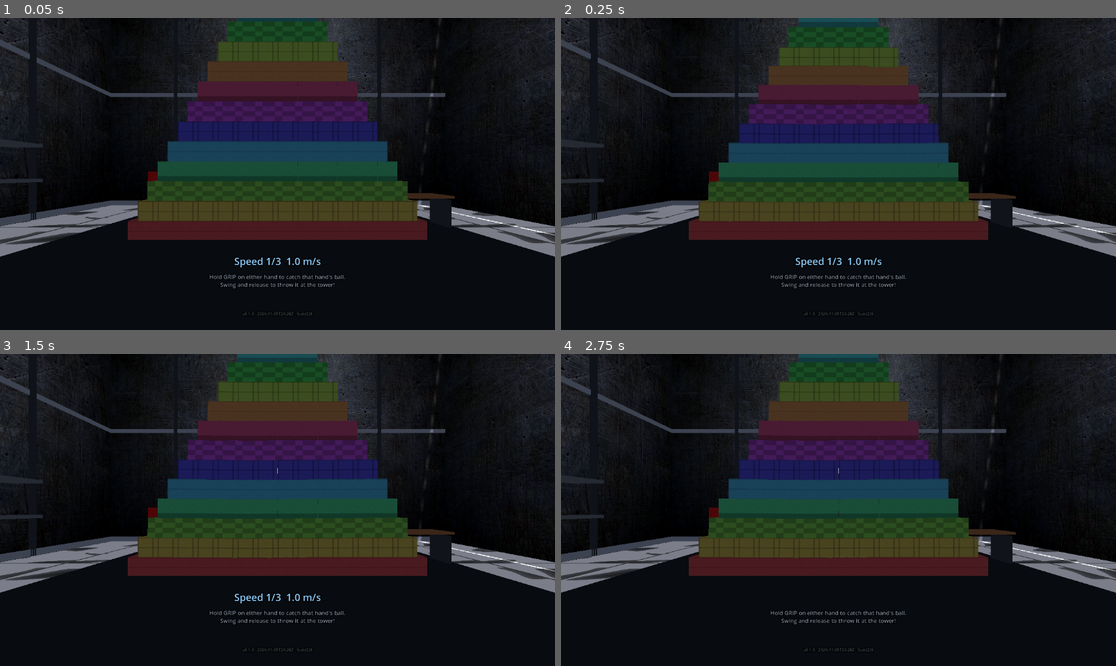
Above: before the commit, frames 1-4 (two rows, left to right).
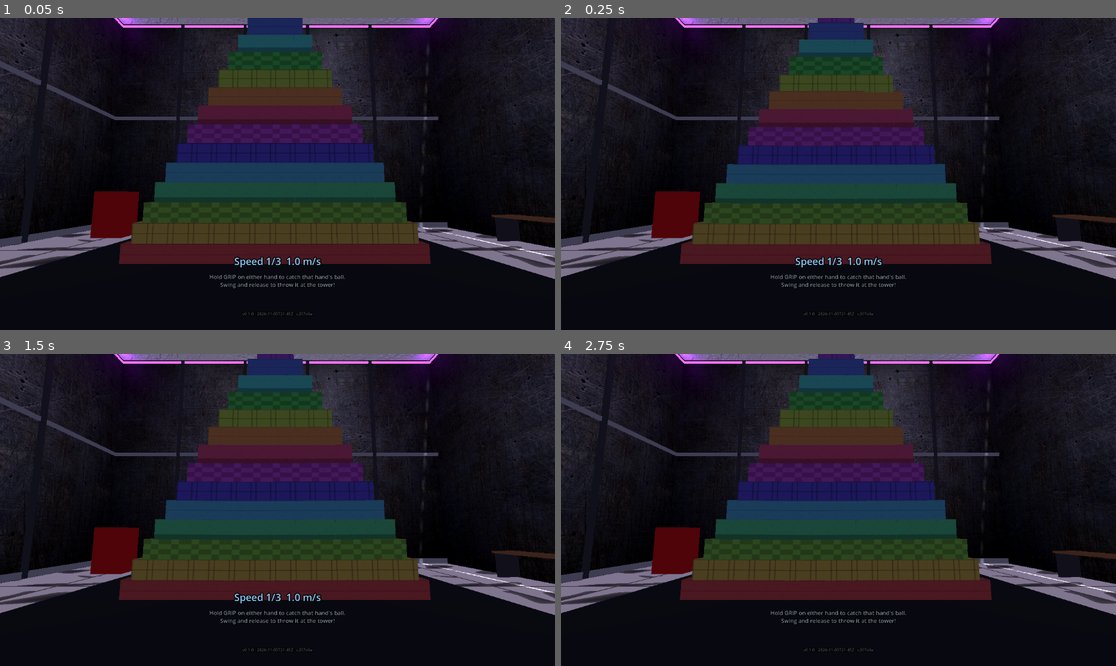
Above: after the commit, the same moments.

Repository: pblaas/portal-smash
Game: Godot game, scene res://scenes/main.tscn
The game is run twice, just before and just after one commit, with the same random seed, the same clock (stepped at 60 frames per second) and the same inputs.
Inputs:
- Up to frame 1 (0.05 s): no input
- Up to frame 2 (0.25 s): no input
- Up to frame 3 (1.5 s): tap Enter at 1.25 s
- Up to frame 4 (2.75 s): tap Space at 2 s

The runs differ from the first frame. In frame 1, 37% of the frame differs, in the area x 0-100%, y 0-96%; in frame 2, 37%; in frame 3, 37%; in frame 4, 37%.

Commit message:
Update light strips

Diff:
--- a/app/scenes/main.tscn
+++ b/app/scenes/main.tscn
@@ -7,8 +7,8 @@
 background_mode = 1
 background_color = Color(0.02, 0.02, 0.03, 1)
 ambient_light_source = 2
-ambient_light_color = Color(0.42, 0.44, 0.5, 1)
-ambient_light_energy = 1.45
+ambient_light_color = Color(0.42, 0.4, 0.5, 1)
+ambient_light_energy = 1.5
 
 [sub_resource type="BoxMesh" id="floor_mesh"]
 size = Vector3(18, 0.2, 18)
@@ -42,6 +42,19 @@
 
 [sub_resource type="BoxShape3D" id="wall_shape_x"]
 size = Vector3(0.2, 12, 18.4)
+
+[sub_resource type="BoxMesh" id="top_glow_mesh_z"]
+size = Vector3(18.4, 0.12, 0.05)
+
+[sub_resource type="StandardMaterial3D" id="purple_glow_mat"]
+albedo_color = Color(0.25, 0.05, 0.35, 1)
+roughness = 0.4
+emission_enabled = true
+emission = Color(0.65, 0.15, 0.95, 1)
+emission_energy_multiplier = 3.0
+
+[sub_resource type="BoxMesh" id="top_glow_mesh_x"]
+size = Vector3(0.05, 0.12, 18.4)
 
 [sub_resource type="BoxMesh" id="glow_mesh"]
 size = Vector3(4.6, 2.6, 0.06)
@@ -96,7 +109,7 @@
 roughness = 0.6
 
 [sub_resource type="BoxShape3D" id="cab_shape"]
-size = Vector3(1.2, 1.8, 0.85)
+size = Vector3(1.2, 1.8, 0.86433107)
 
 [sub_resource type="BoxMesh" id="plank_mesh"]
 size = Vector3(0.75, 0.07, 3.4)
@@ -198,6 +211,50 @@
 [node name="WallShape" type="CollisionShape3D" parent="Lab/WallRight" unique_id=1082339444]
 shape = SubResource("wall_shape_x")
 
+[node name="WallBackTopGlow" type="MeshInstance3D" parent="Lab" unique_id=2000000001]
+transform = Transform3D(1, 0, 0, 0, 1, 0, 0, 0, 1, 0, 11.64, -9.075)
+mesh = SubResource("top_glow_mesh_z")
+surface_material_override/0 = SubResource("purple_glow_mat")
+
+[node name="WallFrontTopGlow" type="MeshInstance3D" parent="Lab" unique_id=2000000002]
+transform = Transform3D(1, 0, 0, 0, 1, 0, 0, 0, 1, 0, 11.64, 9.075)
+mesh = SubResource("top_glow_mesh_z")
+surface_material_override/0 = SubResource("purple_glow_mat")
+
+[node name="WallLeftTopGlow" type="MeshInstance3D" parent="Lab" unique_id=2000000003]
+transform = Transform3D(1, 0, 0, 0, 1, 0, 0, 0, 1, -9.075, 11.64, 0)
+mesh = SubResource("top_glow_mesh_x")
+surface_material_override/0 = SubResource("purple_glow_mat")
+
+[node name="WallRightTopGlow" type="MeshInstance3D" parent="Lab" unique_id=2000000004]
+transform = Transform3D(1, 0, 0, 0, 1, 0, 0, 0, 1, 9.075, 11.64, 0)
+mesh = SubResource("top_glow_mesh_x")
+surface_material_override/0 = SubResource("purple_glow_mat")
+
+[node name="CeilingGlow0" type="OmniLight3D" parent="Lab" unique_id=2000000005]
+transform = Transform3D(1, 0, 0, 0, 1, 0, 0, 0, 1, -8.6, 11.4, -8.6)
+light_color = Color(0.65, 0.15, 0.95, 1)
+light_energy = 0.85
+omni_range = 15.0
+
+[node name="CeilingGlow1" type="OmniLight3D" parent="Lab" unique_id=2000000006]
+transform = Transform3D(1, 0, 0, 0, 1, 0, 0, 0, 1, 8.6, 11.4, -8.6)
+light_color = Color(0.65, 0.15, 0.95, 1)
+light_energy = 0.85
+omni_range = 15.0
+
+[node name="CeilingGlow2" type="OmniLight3D" parent="Lab" unique_id=2000000007]
+transform = Transform3D(1, 0, 0, 0, 1, 0, 0, 0, 1, -8.6, 11.4, 8.6)
+light_color = Color(0.65, 0.15, 0.95, 1)
+light_energy = 0.85
+omni_range = 15.0
+
+[node name="CeilingGlow3" type="OmniLight3D" parent="Lab" unique_id=2000000008]
+transform = Transform3D(1, 0, 0, 0, 1, 0, 0, 0, 1, 8.6, 11.4, 8.6)
+light_color = Color(0.65, 0.15, 0.95, 1)
+light_energy = 0.85
+omni_range = 15.0
+
 [node name="GlowPanel" type="MeshInstance3D" parent="Lab" unique_id=77432858]
 transform = Transform3D(1, 0, 0, 0, 1, 0, 0, 0, 1, 0, 5, -9.09)
 mesh = SubResource("glow_mesh")
@@ -222,73 +279,82 @@
 transform = Transform3D(1, 0, 0, 0, 1, 0, 0, 0, 1, 4.35, 0, -4.7)
 
 [node name="TopMesh" type="MeshInstance3D" parent="Lab/Bench" unique_id=1174534288]
-transform = Transform3D(1, 0, 0, 0, 1, 0, 0, 0, 1, 0, 0.98, 0)
+transform = Transform3D(0.03104648, 0, -0.99951804, 0, 1, 0, 0.99951804, 0, 0.03104648, 4.2606034, 0.9217185, 0)
 mesh = SubResource("bench_top_mesh")
 surface_material_override/0 = SubResource("bench_top_mat")
 
 [node name="LegLeft" type="MeshInstance3D" parent="Lab/Bench" unique_id=1632962189]
-transform = Transform3D(1, 0, 0, 0, 1, 0, 0, 0, 1, -1, 0.46, 0)
+transform = Transform3D(0.03104648, 0, -0.99951804, 0, 1, 0, 0.99951804, 0, 0.03104648, 4.2295575, 0.46, -0.9995179)
 mesh = SubResource("bench_leg_mesh")
 surface_material_override/0 = SubResource("bench_leg_mat")
 
 [node name="LegRight" type="MeshInstance3D" parent="Lab/Bench" unique_id=71101333]
-transform = Transform3D(1, 0, 0, 0, 1, 0, 0, 0, 1, 1, 0.46, 0)
+transform = Transform3D(0.03104648, 0, -0.99951804, 0, 1, 0, 0.99951804, 0, 0.03104648, 4.2916493, 0.46, 0.99951816)
 mesh = SubResource("bench_leg_mesh")
 surface_material_override/0 = SubResource("bench_leg_mat")
 
 [node name="BenchShape" type="CollisionShape3D" parent="Lab/Bench" unique_id=47181613]
-transform = Transform3D(1, 0, 0, 0, 1, 0, 0, 0, 1, 0, 0.5, 0)
+transform = Transform3D(0.02510077, 0, -0.99968493, 0, 1, 0, 0.99968493, 0, 0.02510077, 4.3228745, 0.5, -0.062057495)
 shape = SubResource("bench_shape")
 
 [node name="Cabinet" type="StaticBody3D" parent="Lab" unique_id=1649521236]
 transform = Transform3D(1, 0, 0, 0, 1, 0, 0, 0, 1, -4.65, 0.9, -5.55)
 
 [node name="CabMesh" type="MeshInstance3D" parent="Lab/Cabinet" unique_id=1871504705]
-transform = Transform3D(1, 0, 0, 0, 1, 0, 0, 0, 1, 0, 0, -1.1308813)
+transform = Transform3D(1, 0, 0, 0, 1, 0, 0, 0, 1, -1.9508581, 0.04118657, -0.98052835)
 mesh = SubResource("cab_mesh")
 surface_material_override/0 = SubResource("cab_mat")
 
 [node name="CabShape" type="CollisionShape3D" parent="Lab/Cabinet" unique_id=745754034]
+transform = Transform3D(1, 0, 0, 0, 1, 0, 0, 0, 1, -1.9582672, 0, -1.012198)
 shape = SubResource("cab_shape")
 
 [node name="ShelfA" type="StaticBody3D" parent="Lab" unique_id=954627614]
 transform = Transform3D(1, 0, 0, 0, 1, 0, 0, 0, 1, -5.8, 1.55, -1)
 
 [node name="PlankMesh" type="MeshInstance3D" parent="Lab/ShelfA" unique_id=91824988]
+transform = Transform3D(1, 0, 0, 0, 1, 0, 0, 0, 1, -2.9188747, 0, 0)
 mesh = SubResource("plank_mesh")
 surface_material_override/0 = SubResource("plank_mat")
 
 [node name="PlankShape" type="CollisionShape3D" parent="Lab/ShelfA" unique_id=1482391499]
+transform = Transform3D(1, 0, 0, 0, 1, 0, 0, 0, 1, -2.873742, 0, 0)
 shape = SubResource("plank_shape")
 
 [node name="ShelfB" type="StaticBody3D" parent="Lab" unique_id=683478530]
 transform = Transform3D(1, 0, 0, 0, 1, 0, 0, 0, 1, -5.8, 2.35, -1)
 
 [node name="PlankMesh" type="MeshInstance3D" parent="Lab/ShelfB" unique_id=1781434582]
+transform = Transform3D(1, 0, 0, 0, 1, 0, 0, 0, 1, -2.9188747, 0, 0)
 mesh = SubResource("plank_mesh")
 surface_material_override/0 = SubResource("plank_mat")
 
 [node name="PlankShape" type="CollisionShape3D" parent="Lab/ShelfB" unique_id=446186647]
+transform = Transform3D(1, 0, 0, 0, 1, 0, 0, 0, 1, -2.9128504, 0, 0)
 shape = SubResource("plank_shape")
 
 [node name="CrateShelfA" type="StaticBody3D" parent="Lab" unique_id=1777446815]
 transform = Transform3D(1, 0, 0, 0, 1, 0, 0, 0, 1, -5.8, 1.845, -0.2)
 
 [node name="CrateMesh" type="MeshInstance3D" parent="Lab/CrateShelfA" unique_id=1996735807]
+transform = Transform3D(1, 0, 0, 0, 1, 0, 0, 0, 1, -2.9188747, 0, 0)
 mesh = SubResource("crate_mesh")
 surface_material_override/0 = SubResource("crate_mat")
 
 [node name="CrateShape" type="CollisionShape3D" parent="Lab/CrateShelfA" unique_id=1641888212]
+transform = Transform3D(1, 0, 0, 0, 1, 0, 0, 0, 1, -2.892459, 0, 0)
 shape = SubResource("crate_shape")
 
 [node name="CrateShelfB" type="StaticBody3D" parent="Lab" unique_id=75464768]
 transform = Transform3D(1, 0, 0, 0, 1, 0, 0, 0, 1, -5.8, 2.645, -1.8)
 
 [node name="CrateMesh" type="MeshInstance3D" parent="Lab/CrateShelfB" unique_id=261165642]
+transform = Transform3D(1, 0, 0, 0, 1, 0, 0, 0, 1, -2.9603968, 0, 0)
 mesh = SubResource("crate_mesh")
 surface_material_override/0 = SubResource("crate_mat")
 
 [node name="CrateShape" type="CollisionShape3D" parent="Lab/CrateShelfB" unique_id=1581870117]
+transform = Transform3D(1, 0, 0, 0, 1, 0, 0, 0, 1, -2.9188747, 0, 0)
 shape = SubResource("crate_shape")
 
 [node name="CrateFloorA" type="StaticBody3D" parent="Lab" unique_id=1786793340]
@@ -328,7 +394,7 @@
 script = ExtResource("2_rig")
 
 [node name="XRCamera3D" type="XRCamera3D" parent="XROrigin3D" unique_id=308306323]
-transform = Transform3D(1, 0, 0, 0, 1, 0, 0, 0, 1, 0, 1.7, 0)
+transform = Transform3D(1, 0, 0, 0, 0.9946817, -0.10299624, 0, 0.10299624, 0.9946817, 0.06529474, 1.7, 0)
 
 [node name="LeftController" type="XRController3D" parent="XROrigin3D" unique_id=1384931040]
 tracker = &"left_hand"
--- a/app/scripts/build_version.gd
+++ b/app/scripts/build_version.gd
@@ -1,2 +1,2 @@
 # Generated by tools/export.sh — do not edit.
-const TEXT := "v0.1.0 · 2026-11-05T20:28Z · 5cdd22f"
+const TEXT := "v0.1.0 · 2026-11-05T21:45Z · c207d6e"
